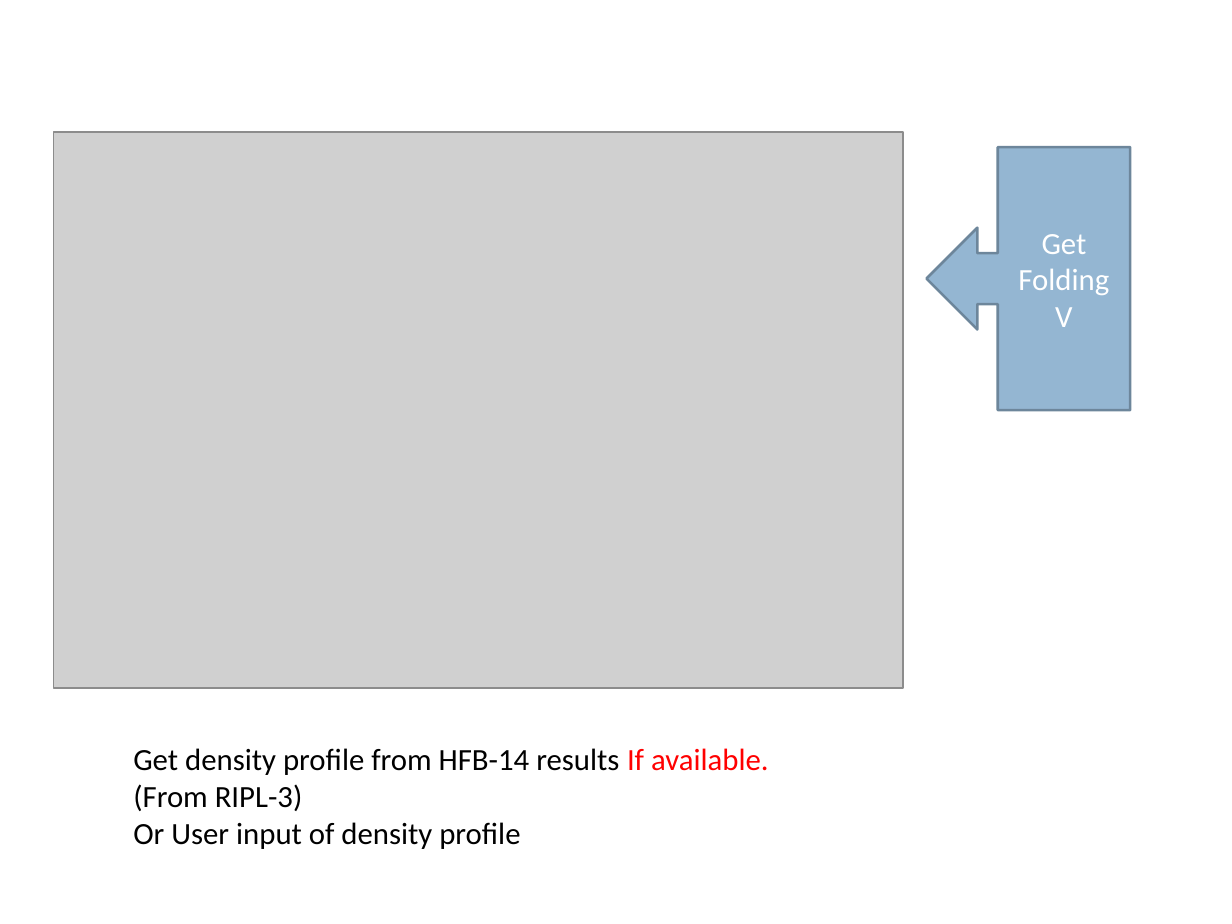
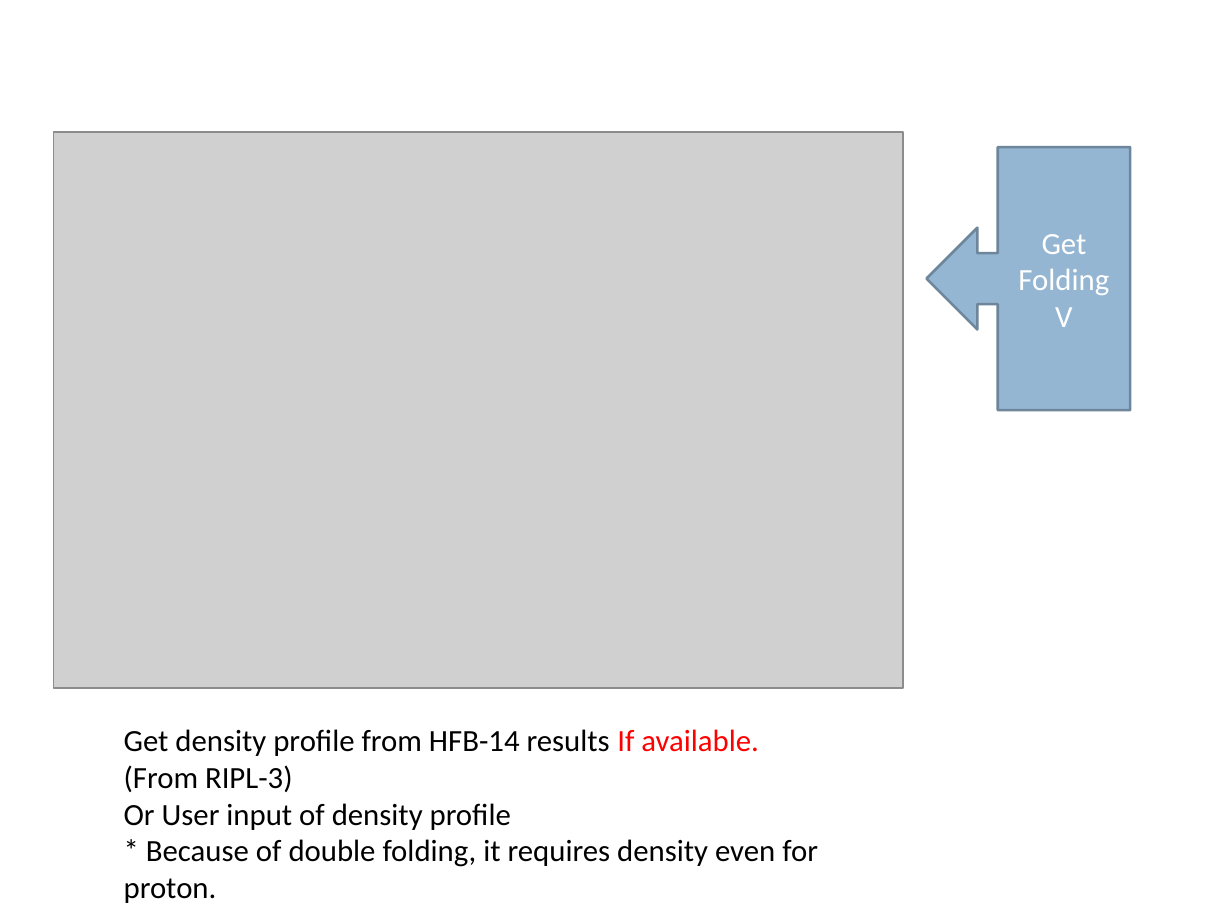
Before and after one commit to alphacentaury-github/ReactionGUI, a slide deck: slide 17 of ReactionGUI_manual.pptx. Drawn at 1232x924 pixels with LibreOffice and Linux fonts; fonts in the diff are those of the drawing; grey boxes stand for pictures. Boxes give left, top, right and bottom in pixels: in the first picture for what was removed or moved away, otherwise in the second. Text is boxed around its words. In the diff, an @@ line names an element or a change of style, - is before the commit and + after.

```diff
--- a/ReactionGUI_manual.pptx
+++ b/ReactionGUI_manual.pptx
@@ text "Get density profile from HFB-14 ...": place and size @@
-text "Get density profile from HFB-14 ..." at (133, 748, 769, 849)
+text "Get density profile from HFB-14 ..." at (124, 729, 818, 903)
@@ text at (124, 839, 818, 903): paragraph added @@
+* Because of double folding, it requires density even for proton.
```
Also in this commit, not shown: 7 other slides changed, 2 slides added, 2 slides removed.
